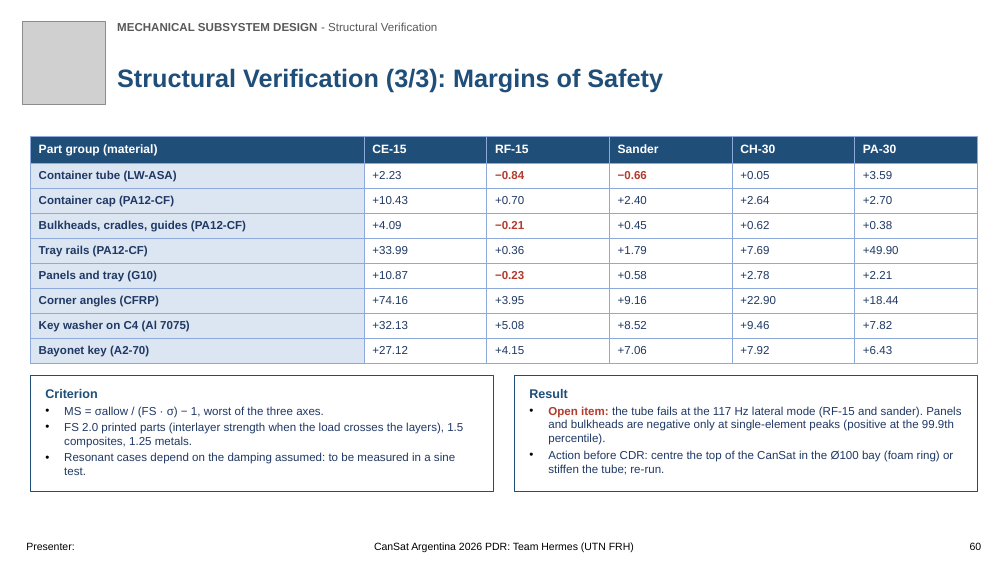
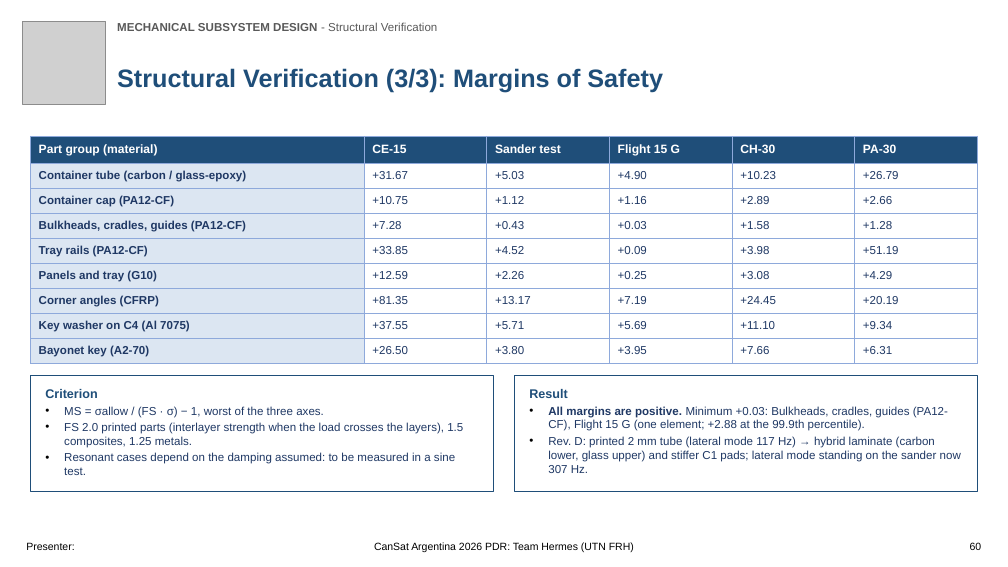
Before and after one commit to Caetano18/proyecto, a slide deck: slide 60 of cansat_pdr/laminas_plantilla/CanSat_PDR_Hermes_mecanica.pptx. Drawn at 1008x567 pixels with LibreOffice and Linux fonts; fonts in the diff are those of the drawing; grey boxes stand for pictures; background and template pictures are left out. Boxes give left, top, right and bottom in pixels: in the first picture for what was removed or moved away, otherwise in the second. Text is boxed around its words. In the diff, an @@ line names an element or a change of style, - is before the commit and + after.

```diff
--- a/cansat_pdr/laminas_plantilla/CanSat_PDR_Hermes_mecanica.pptx
+++ b/cansat_pdr/laminas_plantilla/CanSat_PDR_Hermes_mecanica.pptx
@@ table at (30, 136, 976, 363) @@
-row 1, column 3: RF-15
+row 1, column 3: Sander test
-row 1, column 4: Sander
+row 1, column 4: Flight 15 G
-row 2: Container tube (LW-ASA) | +2.23 | −0.84 | −0.66 | +0.05 | +3.59
+row 2: Container tube (carbon / glass-epoxy) | +31.67 | +5.03 | +4.90 | +10.23 | +26.79
-row 3: Container cap (PA12-CF) | +10.43 | +0.70 | +2.40 | +2.64 | +2.70
+row 3: Container cap (PA12-CF) | +10.75 | +1.12 | +1.16 | +2.89 | +2.66
-row 4: Bulkheads, cradles, guides (PA12-CF) | +4.09 | −0.21 | +0.45 | +0.62 | +0.38
+row 4: Bulkheads, cradles, guides (PA12-CF) | +7.28 | +0.43 | +0.03 | +1.58 | +1.28
-row 5: Tray rails (PA12-CF) | +33.99 | +0.36 | +1.79 | +7.69 | +49.90
+row 5: Tray rails (PA12-CF) | +33.85 | +4.52 | +0.09 | +3.98 | +51.19
-row 6: Panels and tray (G10) | +10.87 | −0.23 | +0.58 | +2.78 | +2.21
+row 6: Panels and tray (G10) | +12.59 | +2.26 | +0.25 | +3.08 | +4.29
-row 7: Corner angles (CFRP) | +74.16 | +3.95 | +9.16 | +22.90 | +18.44
+row 7: Corner angles (CFRP) | +81.35 | +13.17 | +7.19 | +24.45 | +20.19
-row 8: Key washer on C4 (Al 7075) | +32.13 | +5.08 | +8.52 | +9.46 | +7.82
+row 8: Key washer on C4 (Al 7075) | +37.55 | +5.71 | +5.69 | +11.10 | +9.34
-row 9: Bayonet key (A2-70) | +27.12 | +4.15 | +7.06 | +7.92 | +6.43
+row 9: Bayonet key (A2-70) | +26.50 | +3.80 | +3.95 | +7.66 | +6.31
@@ text in rectangle at (548, 406, 961, 473): text changed @@
-• Open item: the tube fails at the 117 Hz lateral mode (RF-15 and sander). Panels and bulkheads are negative only at single-element peaks (positive at the 99.9th percentile).
-• Action before CDR: centre the top of the CanSat in the Ø100 bay (foam ring) or stiffen the tube; re-run.
+• All margins are positive. Minimum +0.03: Bulkheads, cradles, guides (PA12-CF), Flight 15 G (one element; +2.88 at the 99.9th percentile).
+• Rev. D: printed 2 mm tube (lateral mode 117 Hz) → hybrid laminate (carbon lower, glass upper) and stiffer C1 pads; lateral mode standing on the sander now 307 Hz.
```
Also in this commit, not shown: 16 other slides changed, 48 other files.
